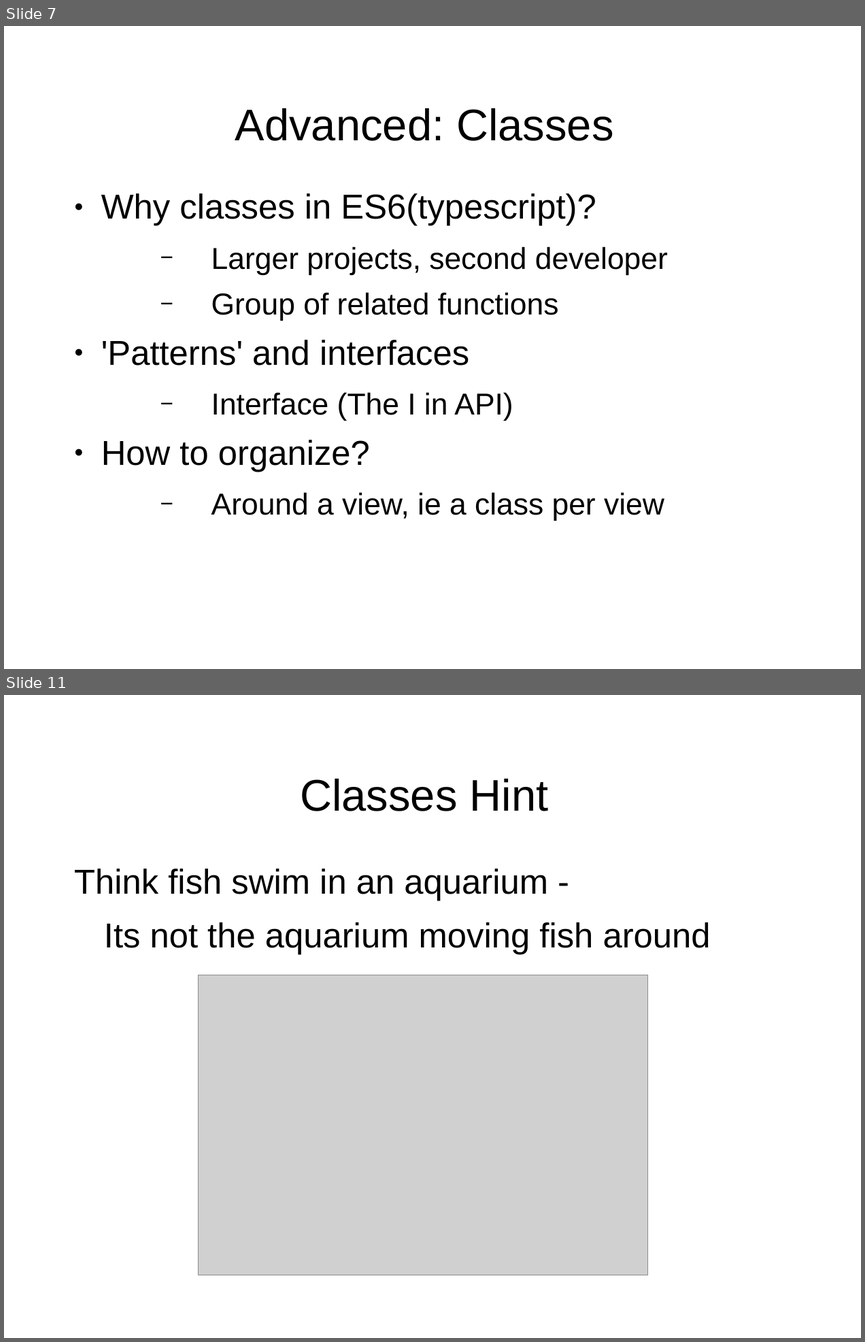
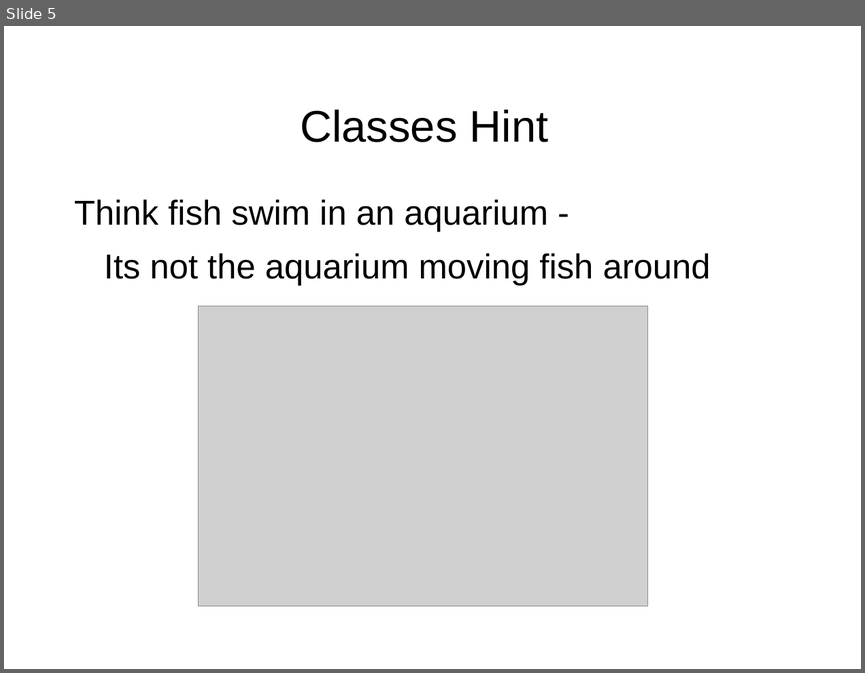
Before and after one commit to shawea/blueGrass, a slide deck: trainTheTrainer/2of2.odp. Shown one above the other, each under a label of ours: slides 7 and 11 before the commit, slide 5 after it; the slides between them are not shown. The pictures are 865x1342 and 865x673 pixels, drawn with LibreOffice and Linux fonts; fonts in the diff are those of the drawing; grey boxes stand for pictures; background and template pictures are left out. Boxes give left, top, right and bottom in pixels: in the first picture for what was removed or moved away, otherwise in the second. Text is boxed around its words. In the diff, an @@ line names an element or a change of style, - is before the commit and + after.

```diff
--- a/trainTheTrainer/2of2.odp
+++ b/trainTheTrainer/2of2.odp
@@ slide 7 removed at box(4, 26, 861, 669), background picture (left out) @@
@@ title removed at box(235, 108, 613, 141) @@
-Advanced: Classes
@@ text removed at box(101, 193, 668, 521) @@
-● Why classes in ES6(typescript)?
-  − Larger projects, second developer
-  − Group of related functions
-● 'Patterns' and interfaces
-  − Interface (The I in API)
-● How to organize?
-  − Around a view, ie a class per view
@@ what was slide 11 is now slide 5 @@
```
Also in this commit, not shown: 3 slides changed, 6 slides added, 5 other slides removed, 4 other files.
